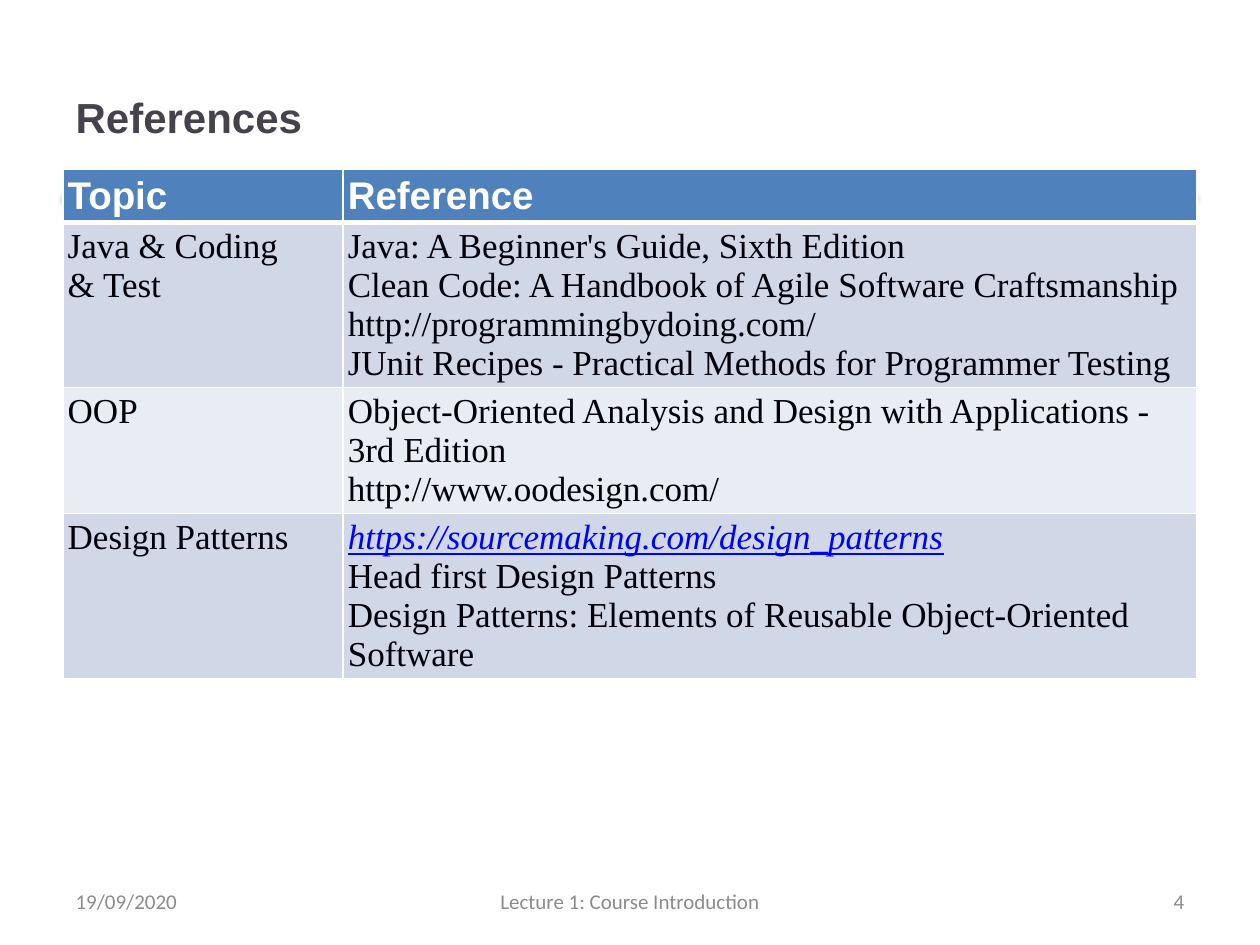
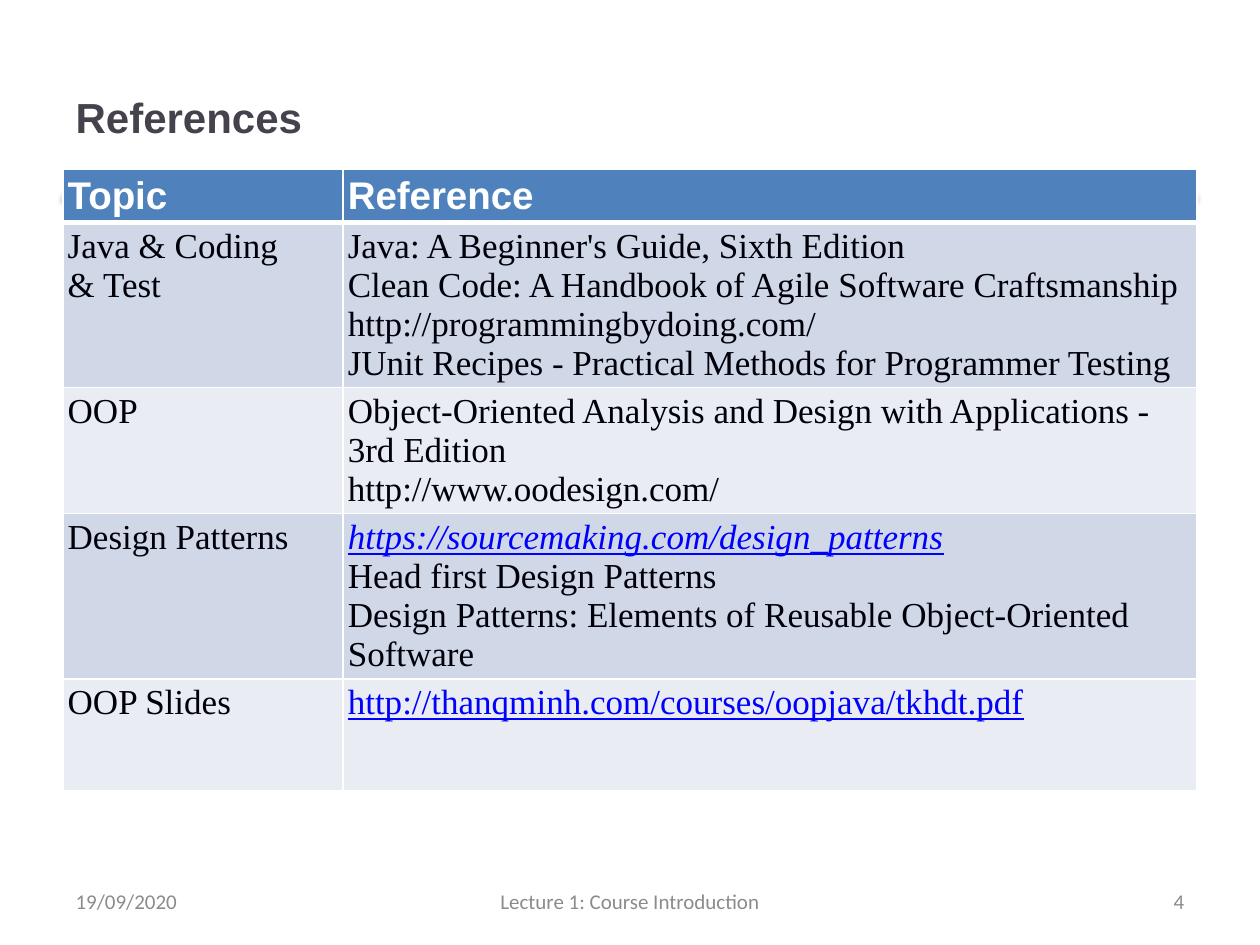
Before and after one commit to thanqminh/thanqminh.github.io, a slide deck: slide 4 of courses/oopjava/lecture1.pptx. Drawn at 1260x945 pixels with LibreOffice and Linux fonts; fonts in the diff are those of the drawing. Boxes give left, top, right and bottom in pixels: in the first picture for what was removed or moved away, otherwise in the second. Text is boxed around its words. In the diff, an @@ line names an element or a change of style, - is before the commit and + after.

```diff
--- a/courses/oopjava/lecture1.pptx
+++ b/courses/oopjava/lecture1.pptx
@@ table at (x1=63, y1=170, x2=1197, y2=829) @@
+row 5: OOP Slides | http://thanqminh.com/courses/oopjava/tkhdt.pdf
```
Also in this commit, not shown: 6 other files.
